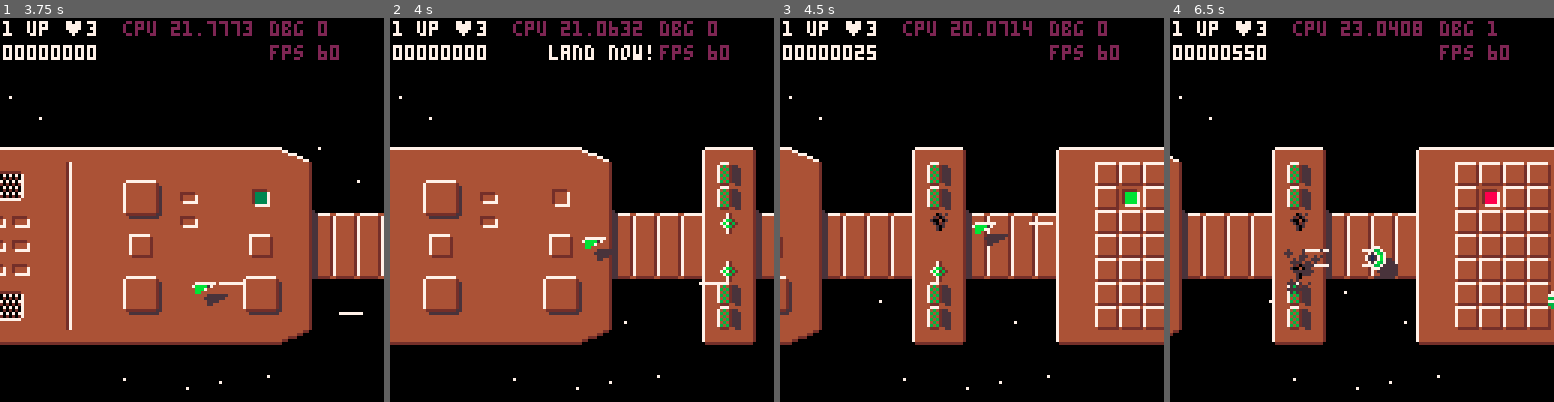
Above: before the commit, frames 1-4 (left to right).
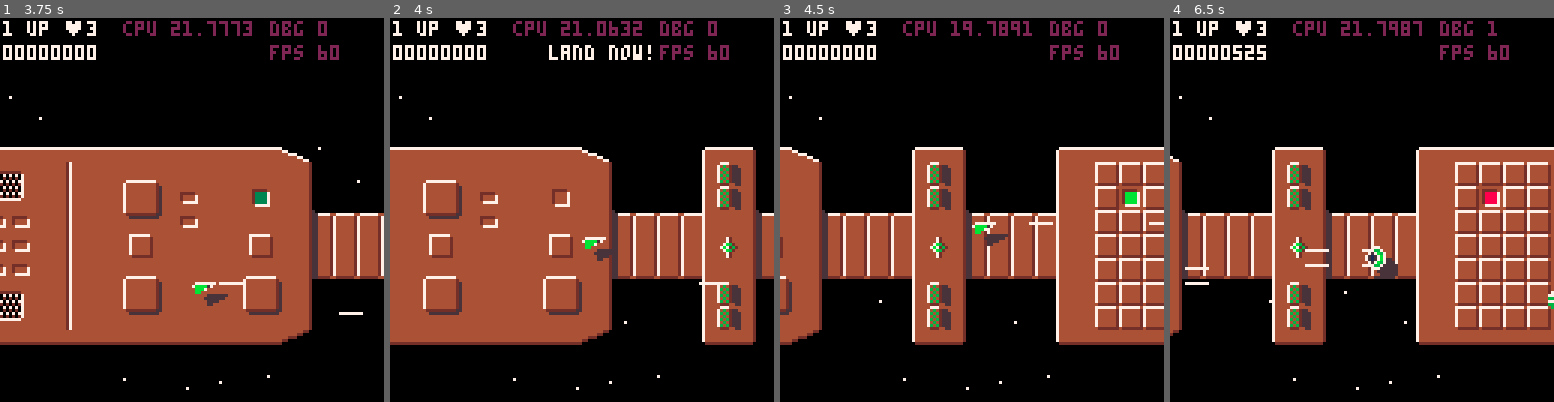
Above: after the commit, the same moments.

Repository: kp73/picidium
Game: PICO-8 cartridge picidium.p8
Two runs of this game, one before a commit and one after it. Both use one fixed random seed, a clock stepped at 60 frames per second and the inputs below.
Inputs:
- Up to frame 1 (3.75 s): tap O (Z key) at 0.33, 0.7, 1.43, 2.22, 3.1 s; tap X (X key) at 1.07, 2.07, 2.4, 2.73, 3.07, 3.4, 3.73 s; hold Left 1.97-2.37 s; hold Down 2.42-2.82 s; hold Right 2.87-3.53 s; hold Up from 3.58 s (still down)
- Up to frame 2 (4 s): keep holding Up; tap O (Z key) at 3.98 s
- Up to frame 3 (4.5 s): tap X (X key) at 4.07, 4.4 s; release Up at 4.08 s; hold Right from 4.13 s (still down)
- Up to frame 4 (6.5 s): release Right at 4.53 s; hold Down 4.58-5.08 s; tap X (X key) every 0.33 s from 4.73 to 6.4 s; tap O (Z key) at 4.87, 5.75 s; hold Left 5.13-5.8 s; hold Up 5.85-6.18 s; hold Left from 6.23 s (still down)

Frame 1 is identical in both runs. In frame 2, 0.4% of the frame differs, in the area x 85-91%, y 50-69%; in frame 3, 0.7%; in frame 4, 0.9%, in the area x 3-65%, y 0-72%.

Commit message:
extra life

Diff:
--- a/picidium.p8
+++ b/picidium.p8
@@ -4,6 +4,8 @@
 dbg=true
 
 --init
+
+--TODO: set some appropriate score values
 
 function _init()
 	init_title()
@@ -91,6 +93,7 @@
 		coll_y_min=0,
 		coll_y_max=7,
 		points=0,
+		extra_life=0,
 		lives=3,
 		waves_destroyed=0,
 		fireballs={},
@@ -714,7 +717,7 @@
 	end
 	if wave_idx==4 and not manta.wb then
 		manta.wb=manta.waves_destroyed*100
-		manta.points+=shr(manta.wb,16)
+		add_points(manta.wb)
 	end
 	if wave_idx==7 then
 		init_destroy_dreadnought()
@@ -1122,6 +1125,15 @@
 	manta.wb=false
 end
 
+function add_points(p)
+	manta.points+=shr(p,16)
+	manta.extra_life+=p
+	if manta.extra_life>=10000 then
+		manta.lives+=1
+		manta.extra_life=0
+	end
+end
+
 function set_map(level)
 	local adr=0x2400
 	if (level>5) then
@@ -1198,7 +1210,7 @@
 		e.fireballs)
 	add(explosions,e)
 	explode(e,obst.fireball_r)
-	manta.points+=shr(obst.points,16)
+	add_points(obst.points)
 	if obst.points>25 then
 		num_runw_hits+=1
 	end
@@ -1216,7 +1228,7 @@
 		e.fireballs)
 	add(explosions,e)
 	explode(e,5)
-	manta.points+=shr(1000,16)
+	add_points(1000)
 	sfx(1)
 	wave.togo-=1
 	del(wave.locns,hit_fi)
@@ -1663,14 +1675,14 @@
 0578cfff38ff32fbadfafff71e0efff3cff1e8fff31ffff2690e753c518c121d2d488db9fffb1ffff38fff323ffff4a9fffb24ffffa4effd8f7ef72a576835bc
 79f5efb8f361f7e3e72e7a3428cffbacffaab7e9988c7366f7ffff78fff1fff7229742ffff5efffb80ff398c20fc2259f3246efffccfffb19fff73ffff6ebcff
 fd1ddf0f711ff42f3915976018d3efffecff4affff7efff0d5ffff1cefff1dff0ee72ff7c72bfff74f357472ffb4eff13fff8f521bdfff12e5f43419ff3d12ff
-ffffff07e5ffff400098842e0f905871a523b961c88840a96564454a27bcdead07994d51bade87e3b667b73cab8c83bba5be5663d9059b3a1b7ebfdd061b51a5
-d33adb39d5f47bda9c1b7fcd6bde83afcbfc57c5db67d5d7edbea3eae5bbeae3bbea36b3e83e7dbe83adde8f167d77acb7faf3cef8f5cef9f942f71c5ccf69df
-5ff4e2b84975acd59ff2ff8f1dcf94c16e7df71f6f83edf29f9ffe9fd5ef70ff70bfdee4cf2f8324df75e1eb02803d2808421bbfcff58dff3ef72179422c8f39
-d59ffbcff68cd7dcff7ef74ff7aff5dffb6fdffceff6ffbb3ffccf9fffb4e7c303f3efbcf3cf228e1feff0fff82ecff3eff19f12ff7c4fc3e7df5ff79f5ec3df
-f3dff4dff5dff692ff78b02fffdff17cff99f5be7c1ff15e5b2faf3d2dff572f3cf0feeffdff3ff1e0f74dffae78fe797effeffbffff30ff39ff9fff42ef7205
-dffdefff388fff642c4eb8c3ccf05e5a020a9f12dc77fb671ddffdeff793bfff71efff3cff7fdf6fb89df37fd3bf3c1ff31e79bffff24fff874eef1f9ff5cff4
-0fff2dff70f1ff31eff1ce1e7adfff98f44e801b954e6ef72eafdc38f54c2fff0242ffff2efff6cf37cfff78feffbf7cf23fb830ff34bcfff90f78ff166bffff
-0e9cffff8fff320894e940062972178ffff094cf0ef781ff3c9ffff19c1b30345000000000000000000000000000000000000000000000000000000000000000
+ffffff07e5ffff4000794c1219905871a523b961c88840a96564454a27bcdead07994d51bade87e3b667b73cab8c83bba5be5663d9059b3a175d3fdfe68653c2
+633adb19fe95f8de84e8db7e6bd67c1d7ed7ea3eae5bbeae3fe57d175fad575f9d57d1bc5df7fa6f976b7e78d3fd92fedbfe78df1fb4ef9f942f71c5ccf69df5
+ff4e2b84975acd5efbdf3e743f721742fbefb8b1ea4e7efb7e779ff1cff1ce7a75cf1f8324df55e1eb02803d280816fe7ffb0bff7cff42e294481f32bb2ff79f
+fd0e5c3eff3ff3aff3dffaeff5bfef76ff7bffddf3ff5efbfff52fbd189ffef5ef1e72a7cdff3cff3a83fff8ff74ef8cff13d3f8f9f7eff5e7b33eff9e9ff9af
+fbaffd2f0fff8b09fffeff83effccf75ffd8ff82fa49713fffcff572f3cf0feeffdff3fbf0f34dffcee3fffeff787ef7ffff70efff1cff2effdffb88ff5870df
+fdefff588fff642c4eb8c3ccd5e5a0206dff3eff02f3d2fdf0fad547ff7bfff5eddffdff7b7e7bf5cce79f1ed9cf1aff31efafaedffe9ff5cff50ff73dff90f1
+ff71eff0ce7ec5227488d42273ff31fcf6e1cf2269ff30129ffff0fff72e72ffb59f3e799f5c1efff5cfffd8ff1a56ef0ff3ccefff5cfffd0f4efff7cfff110c
+42f420039c3983cff1f72ff3c8ff1ecffff84e9d10f781ff3c9ffff19c1b30345000000000000000000000000000000000000000000000000000000000000000
 ffffff07e5fff7900098842e0f905041a523b98de87e34a9a82575060585b3a17bcde69a5fa2243a252fa9ddee9fe769b0627b19170c161fc746a31a4366aade
 68bd1fce4761c26ba91deb9cee6b7cebe6bdf67f6b429c17c1d7e9be83e8367c17c175f9c539debd1743bbea3eed17c1fe9fd9fedf3cf1df5ef96e7afb4fddf6
 2efb76f3ef9416148f34a1dfe9f5ffdf95420c1efeef0f38df098cf0e8dfeff38bae92f3c9fceff0ffb8ff7cfbff39ffbc3dcff6edccfbfff11f3f3aff3cdff8
@@ -1743,10 +1755,10 @@
 e2bf673ffe496141f8431afd9e5ffffd5924c0e1effef083fd90c80f8efdfe3fb8ea293f9ccffe0fff8bffc7bfff93ffcbd3fc6fdeccbfff1ff1f3a3ffc3fd8ffe4fffabdb7ef1ffaaff5748fef0cffe67ffb7ff9df5fff73fecf17ffc5ffe3fffa7c4fff5cb2fbfd82f89fc6fffbfebfff8df2d76bafee9fff97ffdffbe9ffc
 1af9c32f9ec7afcffee7e74ee1ffdee73760fffbff3ff0ff0fc0fd4ffe5f7f2c7ff87f1cd775fdff859cd7ff7fe0ff3fc4ff7f88fffff0ecff4ff8ff0322e2bfe4577f34ffbfffdfff303cfbff17ff7fe3ff7fc43fc21ff9ff23cffcff93ff49b3ecb5cfff5ff9dc3dff17ff83ffc1ffe177ffffe5ffcfe44c74ab3ce4ff759e
 3f104efe3ff9414297118427bf8dbeb9ae9f72781cf39bfcaf5cc70a61a1e194fff89fc06f3f5dffffe6ffeffcfbefbfffdf7f2ef8ff3ffc35ffdf27ffe3ffefdfe1c8ff1ffaff47a1f1ff8fecffffe4ff7b10ceb0498efe0ffefdf7dff8ff430500000000000000000000000000000000000000000000000000000000000000
-ffffff705effff060089482614781c145a329ba78ee7439a8a52d76206181492a9aa35bbdd7a8d4ad0a8d49cabf57c3fcb0553d9c8663470586c42116d37dc4e7334c2622bd631d90feb71a44faf25db2f3b8e3ebbaee3dc711c762496e378771c87e7388ee338e4e9722d5b925dd771eeba8efef09deffdc3fef0cb3f3fadfe
-dadedfd6f86f3d8ee347fd13f77e7b7efdeb07f66f9348f2d8e15b7efe3b7eafdfc5ff6087ff83ff85d0e3ddffe37ff27fe157c7ffc6ffe77fc4fe4feefaf7d97f8ff2dbfefc95f0ffc85fbefcaffe5ff13f3bfa7ff3e34ff2bffb2ddbff2f9fef38fe87ffc7ffe561f97ffe4f93ffebfff6f2d790ffeffff8d8fff97fed197d
-f35ff89acfeff97fffcfe3ff7ef85f34ff8b0c99f2ed074d7ff4bf5ff2ff077677fbbebffafbefbfffff83e90fd7ffe0f7ff8124163b1c67fef927fe397c61fd979f3e9e9e7f7f2196ffbff0ff1f92ff3ff1bf3e323bf6fff9fffcff8be3d871ec0a63fbbffeff8ddf4ffb29fff892862b1da34d14fb7ffdbffe5f38739ec9f9
-db1ffc44fce7f2fff9fffc7ffeb7f9bf7cb1ffd3feffc7ff1ff9497e23844b2f1fc20f1c687e6ba63f24feea3612163bf8cfff947ff9f78febff9ffcff95fff1fff87ffcf3ffd9fefbefbfe6bf6dffffe57ffcff670effe3a3fec7ffe3ff71f3b36b92d3fff9f3ff576ee9928cfaff33f3ff5fbaffbff2ff57fecfa7ff351700
+ffffff705effff060089482614781c145a329ba78ee7439a8a52d76206181492a9aa35bbdd7a8d4ad0a8d49cabf57c3fcb05b391cd68e0b0d884aa106d37dc4e7334c2622bd631d90feb71a44faf25db2f3b8e3ebbaee3dc711c762496e378771c87e7388ee338e4e9722d5b925dd771eeba8efef09deffdc3fef0cb3f3fadfe
+dadedfd6f86f3d8ee347fd13f77e7b7efdeb07f66f9348f2d8e15b7efe3b7eafdfc5ff6087ff83ff85d0e3ddffe37ff27fe157c7ffc6ffe77fc4fe4feefaf7d97f8ff2dbfefc95f0ffc85fbefcaffe5ff13f3bfa7ff3e34ff2bffb2ddbff2f9fef38fe87ffc7ffe561f97ffe4f93ff6b2f7f0df9dffe7f8ffd8fffcf9ed137ff
+85aff9fc9efff5ff3bfee787ff43f37fc89029df7ed0f447fff725fffbff3f7070f8ff03729e7ff57ff03ff81ffcff83e90fd7ffe17ff07f90c4620767fef927fe397c61fd99bf3e9e9e7f7f2196ffbff0ff1f92ff3ff11c891d39f2ff2f8e63c7b12b32b6ffebffdff8fdb49ff28f2f69b8528c3651ecfff5fffa7fe1cc7926
+a7838b9f88ff5cfe3fff9fffcfff35ff972ff67fdafffff8ff23ffc85f8470e9e543f88103cd5fcdf407f9addb4858ece03fff4ffee5df3faeff7ff2ff57febfffdfffefcfff63fbefc7ff9affb6fdff97ffefff9f39fc7f8ffafffe7fffbfcdcfae494effe3cfff5fb9a54b32eaffcfccff7fe9feffcaff5ff91f9ffecf0000
 ffffff705effff08008948e2f00905145a329b24d134734d8d78d435bb5d52e53a9e8fe582316f64331a32a92c926badcacb74426db95dacf668ecf97eb61b6e874eab899a150b16e364b2a64d8e1d7bae3e699b63c7aeabffedba8e7f9eabd7b6279b2db1243f1ed775b4fa9def9dfcf0c7f6ec9710fd987f4e3fc95f04f35b
 328945de1c6b363607fffdb3e3e84f7ee44fa65f7ffd37f9f939fc97fdfd577ec82ffe6f227f2ba5feb99190df9bfe0f56828027ff87ff45f6fff89ffc5fe27f83445e2c7cf9f1c7ecc7246ff6ff01ffa3ff53f6bffa7fb9ea7ff67ffbbf39fe7738e621e197fcfffe7ffc0fb6ffc1fff07f3821db194effc7ffe5f3fff43ffd
 bffe6f93ff6f7e5a38f33ffe3fc7fffa87fcf3cf1ffb7fff7fffcffccfff07c7fffd7fff3fff9ffd17ffb3277ffc617feca7aeff7fe0ff1f64ff7fe1ff3ffcff89e4ff5fa8ffe90bdefccfffe7f13f3f4e17f8ff1bc9be6fdffeffc7ff1ff9ff23fcff93d34fe3073eff7f655c34ff93ff49f63f799e7826fc0f6eee48ece147
--- a/picidium_level3.p8
+++ b/picidium_level3.p8
@@ -74,9 +74,9 @@
 0000000000101112121212121212121212121212131400000070127100000070121212121212121212121212121212131400000000000000101112121212121212121212131400001014000010111212121212121212121212131400001011121314000070121212127100000070710000001011121212121212121212121314
 000000000020214b4c4d2127211d1e1f2121212121240000002053240000002021222222221d1e1f2929572957292921240000000000000020532145454545454545454521240000202400002021215719295719291957291921240000202121212400002022222222404141414240414141422121646464642154212a212124
 000000000020216b6c6d2127212d212f2321212521240000002053240000002021222522222d212f21212121212121212400000000000000205321295729295729292929212400002024000020212121212121212121212121212400002021532124000020222222225051515152505151515266212a2323394545452a352124
-000000000020212323232127213d3e3f2321212121161717171815161717171821222222223d3e3f1b323232323232333400000000000000205321212121212121212121214041414240414142532121212121212121212121214041414221532140414142222222226061616162606161616266212a2323392121212a212124
-00000000002021232323212721212221212121222126272727282126272727282122222222212323240000000000000000000000000000002053211d1e1f444444442121215051515250515152532157192919572919195719215051515221212150515152222222222400000020240000002021212a23233921542145454524
-000000000020212323232127211d1e1f21211d1e1f363737373815363737373821222222221d1e1f3b1212121212121314000000000000002053212d212f21212121391a2a6061616260616162532121212121212121212121216061616221532160616162222222224041414142404141414221212121212121212121212124
+000000000020212323232127213d3e3f2321212121161717171821161717171821222222223d3e3f1b323232323232333400000000000000205321212121212121212121214041414240414142532121212121212121212121214041414221532140414142222222226061616162606161616266212a2323392121212a212124
+00000000002021232323212721212221212121222126272727281526272727282122222222211521240000000000000000000000000000002053211d1e1f444444442121215051515250515152532157192919572919195719215051515221212150515152222222222400000020240000002021212a23233921542145454524
+000000000020212323232127211d1e1f21211d1e1f363737373821363737373821222222221d1e1f3b1212121212121314000000000000002053212d212f21212121391a2a6061616260616162532121212121212121212121216061616221532160616162222222224041414142404141414221212121212121212121212124
 000000000020214b4c4d2127212d212f21212d212f240000002053240000002021222222222d212f212121212121212124000000000000002021213d3e3f214b4c4d4b4c4d2400002024000020532121212121212121212121212400002021532124000020222222225051515152505151515247461919291919291919192924
 000000000020216b6c6d2127213d3e3f21213d3e3f240000002053240000002021222222223d3e3f29571929292929212400000000000000202121212121216b6c6d6b6c6d2400002024000020532157192919195719192919212400002021212124000020222222226061616162606161616245454545454545454545454524
 000000000030313232323232323232323232323233340000002b322c0000002b32323232323232323232323232323233340000000000000030313232323232323232323233340000303400003031323232323232323232323233340000303132333400002b323232322c0000002b2c0000003031323232323232323232323334
--- a/picidium_level7.p8
+++ b/picidium_level7.p8
@@ -71,12 +71,12 @@
 0000000000000000000000000000000000000000008000000000000000000000000000000000000000000000000000000000000000000000000000000000000000000000000000000000000000000000000000010100008000000000000000000000000000000100000000000000000000000000000000000000000000000000
 0000000000000000000000000000000000000000000000000000000000000000000000000000000000000000000000000000000000000000000000000000000000000000000000000000000000000000000000000000000000000000000000000000000000000000000000000000000000000000000000000000000000000000
 __map__
-0000000000000000000010111212121212121212711011127100000070121212121212121212121271007012710010111212121212121213140070127100101112121212121212131400701271001011121212121212121314000000001011121212121212121212121212121212121212121212121213141011131400000000
+0000000000000000000070121212121212121212711011127100000070121212121212121212121271007012710010111212121212121213140070127100101112121212121212131400701271001011121212121212121314000000007012121212121212121212121212121212121212121212121213141011131400000000
 000000000000000000703c21214b4c4c4c4c4d21161821222400000020212122222222222222222124002053240020222222222222222222240020212400202222222222222222222400205324002022222222222222222224000000703c152121212121212121212121212121212123232154212154212420484a2400000000
-0000000000000010113c2121215b5c5c5c5c5d213638212224000000202121222222225c5c5c222124002053240020225c5c5c5c5c5c5c2224002021240020225c22225c22225c2224002021240020225c5c2222225c5c22240010113c15211919295719195729195719291919291923232121212121212420585a2400000000
-000000000000002021211d1e1f6b6c6c6c6c6d1b2c20532116171717182121222222225c5c5c222116171821161718225c5c5c5c5c5c5c2216171853161718225c22225c22225c2216171821161718225c5c2222225c5c221617182115212121211b321c21211b321c21211b321c2121212121212121211618585a3b71000000
-000000000000002035212d212f2166212166212400205321262727272821222222222222222222212627282126272822222222222222222226272821262728225c22225c22225c2226272853262728222222222222222222262728152121353939240020393924002039392400204746191919191919292628585a2324000000
-000000000000002021213d3e3f4b4c4c4c4c4d3b71205321363737373821225c5c5c22222222212136373821363738225c5c5c5c5c5c5c2236373853363738225c22225c22225c2236373821363738225c5c2222225c5c223637382115212121213b123c21213b123c21213b123c2121212121212121213638585a1b2c000000
-0000000000000030311c2121215b5c5c5c5c5d2116182122240000002021225c5c5c22222222212124002053240020225c5c5c5c5c5c5c2224002021240020225c22225c22225c2224002021240020225c5c2222225c5c22240030311c15211957291957191957191957191919291923232121212121212420585a2400000000
+0000000000000000703c2121215b5c5c5c5c5d213638212224000000202121222222225c5c5c222124002053240020225c5c5c5c5c5c5c2224002021240020225c22225c22225c2224002021240020225c5c2222225c5c22240000703c15211919295719195729195719291919291923232121212121212420585a2400000000
+00000000000000703c211d1e1f6b6c6c6c6c6d1b2c20532116171717182121222222225c5c5c222116171821161718225c5c5c5c5c5c5c2216171853161718225c22225c22225c2216171821161718225c5c2222225c5c221617173c15212121211b321c21211b321c21211b321c2121212121212121211618585a3b71000000
+000000000000002035212d212f2166212166212400205321262727272821222222222222222222212627282126272822222222222222222226272821262728225c22225c22225c2226272853262728222222222222222222262727152121353939240020393924002039392400204746191919191919292628585a2324000000
+000000000000002b1c213d3e3f4b4c4c4c4c4d3b71205321363737373821225c5c5c22222222212136373821363738225c5c5c5c5c5c5c2236373853363738225c22225c22225c2236373821363738225c5c2222225c5c223637371c15212121213b123c21213b123c21213b123c2121212121212121213638585a1b2c000000
+00000000000000002b1c2121215b5c5c5c5c5d2116182122240000002021225c5c5c22222222212124002053240020225c5c5c5c5c5c5c2224002021240020225c22225c22225c2224002021240020225c5c2222225c5c222400002b1c15211957291957191957191957191919291923232121212121212420585a2400000000
 0000000000000000002b1c21216b6c6c6c6c6d213638212224000000202122222222222222222121240020532400202222222222222222222400202124002022222222222222222224002053240020222222222222222222240000002b1c152121212121212121212121212121212123232154212154212420686a2400000000
-00000000000000000000303132323232323232322c3031322c0000002b32323232323232323232322c002b322c003031323232323232323334002b322c003031323232323232323334002b322c003031323232323232323334000000003031323221323232323232323232323232323232323232323233343031333400000000
+000000000000000000002b3232323232323232322c3031322c0000002b32323232323232323232322c002b322c003031323232323232323334002b322c003031323232323232323334002b322c003031323232323232323334000000002b32323232323232323232323232323232323232323232323233343031333400000000
